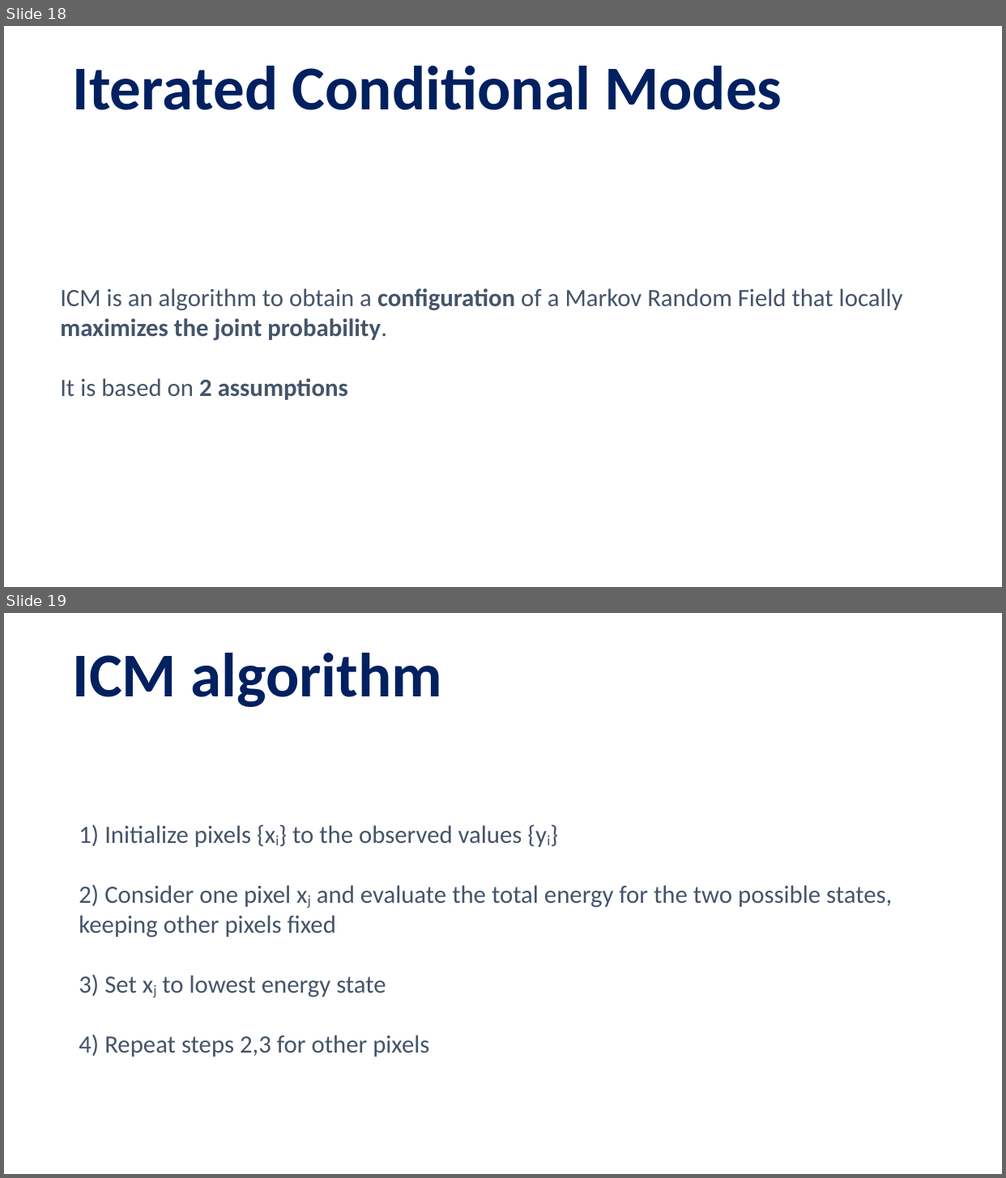
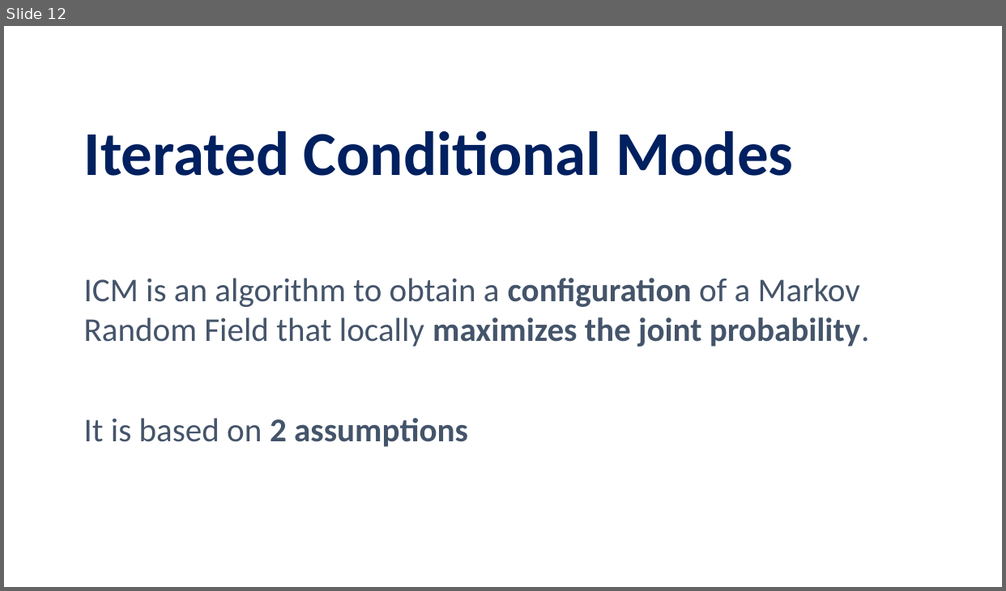
Before and after one commit to pettepiero/Ising-image-denoising, a slide deck: pml.pptm. Shown one above the other, each under a label of ours: slides 18 and 19 before the commit, slide 12 after it. The pictures are 1006x1178 and 1006x591 pixels, drawn with LibreOffice and Linux fonts; fonts in the diff are those of the drawing. Boxes give left, top, right and bottom in pixels: in the first picture for what was removed or moved away, otherwise in the second. Text is boxed around its words. In the diff, an @@ line names an element or a change of style, - is before the commit and + after.

```diff
--- a/pml.pptm
+++ b/pml.pptm
@@ slide 19 removed at box(4, 613, 1002, 1174), background #FFFFFF @@
@@ title removed at box(73, 653, 443, 707) @@
-ICM algorithm
@@ text removed at box(79, 824, 892, 1057) @@
-1) Initialize pixels {xi} to the observed values {yi}
-2) Consider one pixel xj and evaluate the total energy for the two possible states, keeping other pixels fixed
-3) Set xj to lowest energy state
-4) Repeat steps 2,3 for other pixels
@@ what was slide 18 is now slide 12 @@
@@ slide 12 changed as well @@
@@ title "Iterated Conditional Modes": place and size @@
-title "Iterated Conditional Modes" at box(73, 66, 782, 110)
+title "Iterated Conditional Modes" at box(84, 131, 793, 176)
@@ text "ICM is an algorithm to ...": place and size @@
-text "ICM is an algorithm to ..." at box(60, 288, 903, 400)
+text "ICM is an algorithm to ..." at box(84, 278, 870, 447)
@@ text "ICM is an algorithm to ..." at box(84, 278, 870, 447): size 24 to 32 pt @@
```
Also in this commit, not shown: 5 other slides changed, 11 slides added, 14 other slides removed.
